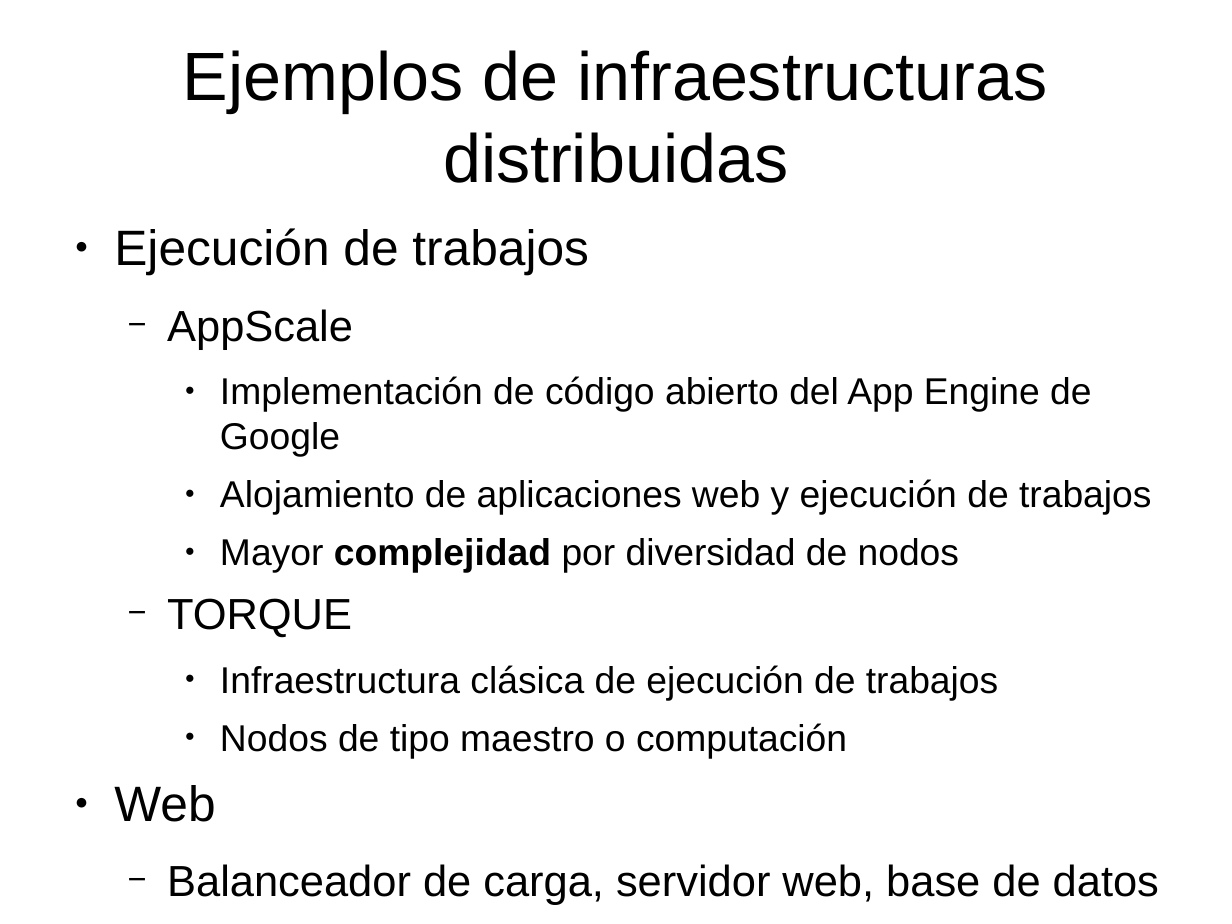
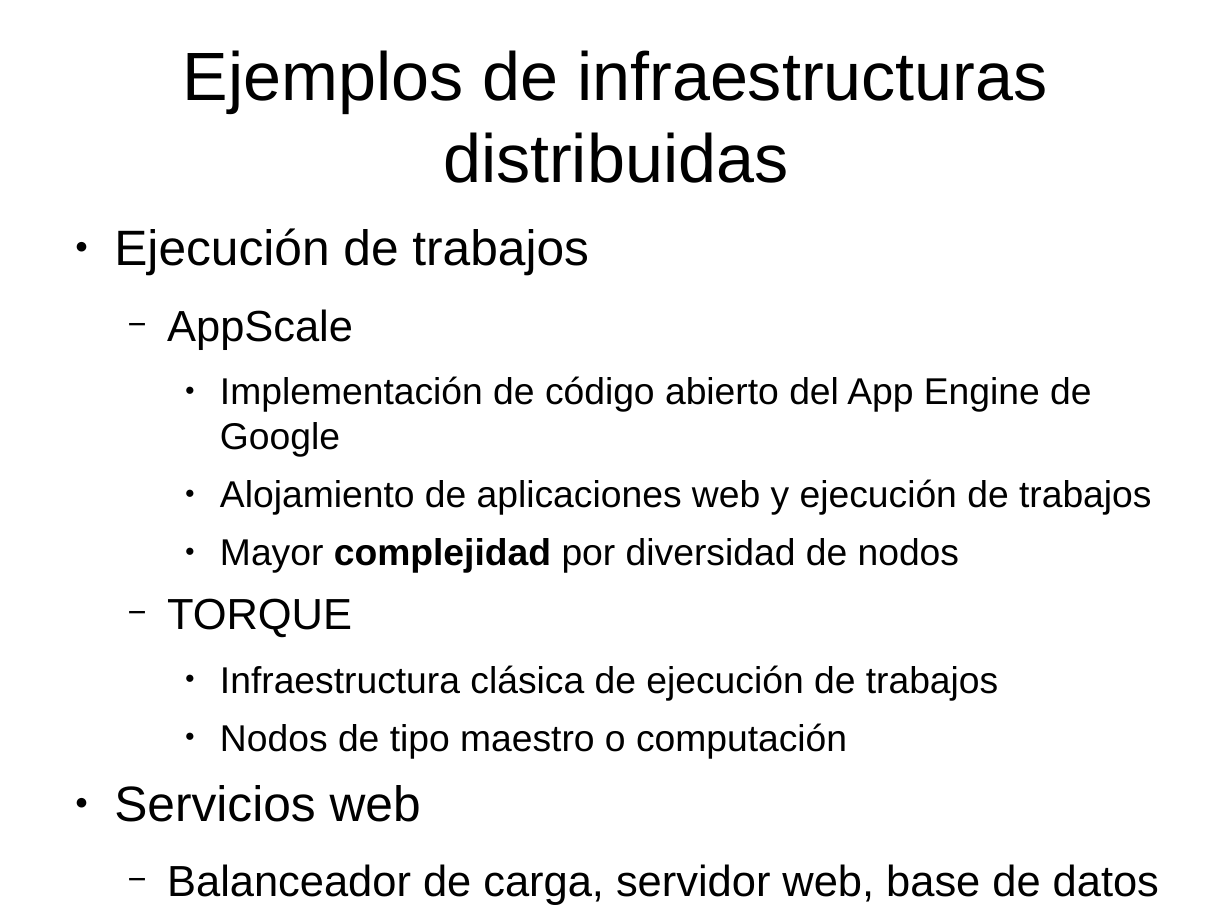
Before and after one commit to dcere/pfc, a slide deck: slide 5 of adm/presentacion/presentacion.odp. Drawn at 1232x924 pixels with LibreOffice and Linux fonts; fonts in the diff are those of the drawing. Boxes give left, top, right and bottom in pixels: in the first picture for what was removed or moved away, otherwise in the second. Text is boxed around its words. In the diff, an @@ line names an element or a change of style, - is before the commit and + after.

```diff
--- a/adm/presentacion/presentacion.odp
+++ b/adm/presentacion/presentacion.odp
@@ text at [114, 785, 421, 822]: text changed @@
-● Web
+● Servicios web
```
Also in this commit, not shown: 9 other slides changed, 6 slides added, 3 other files.
